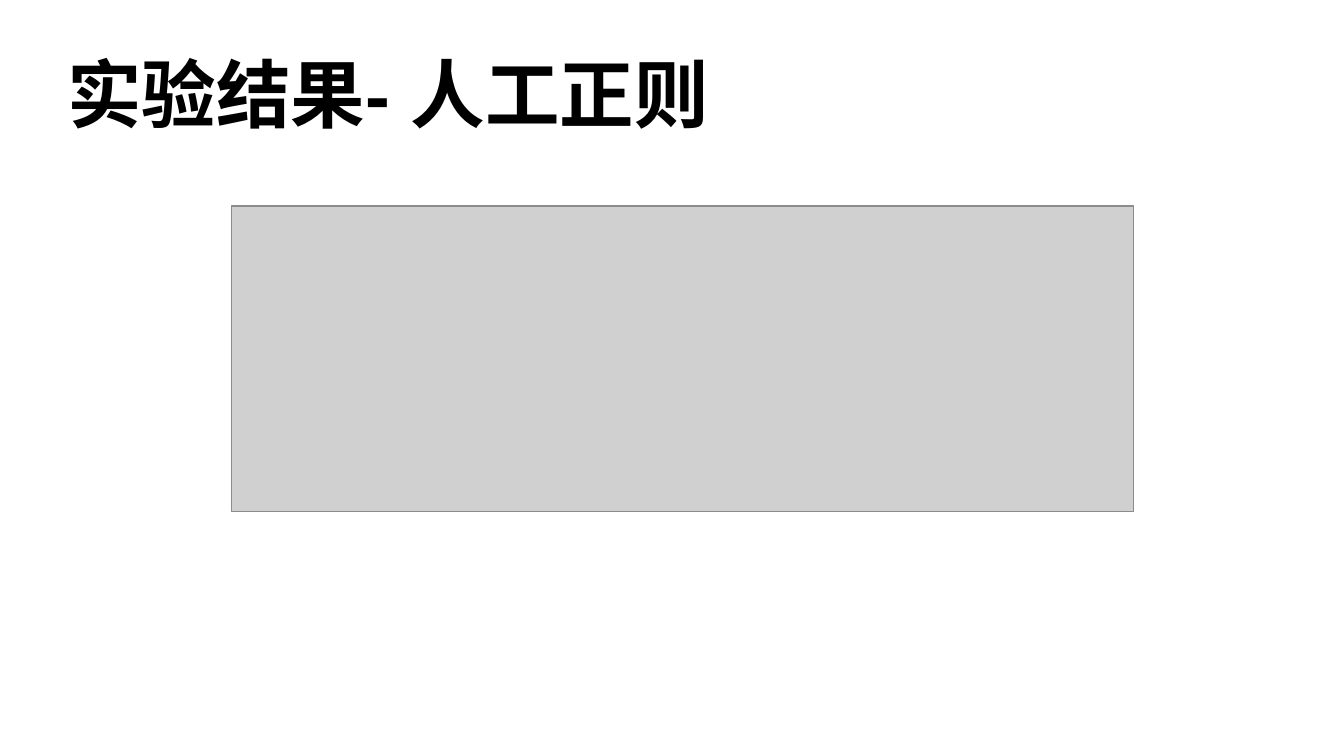
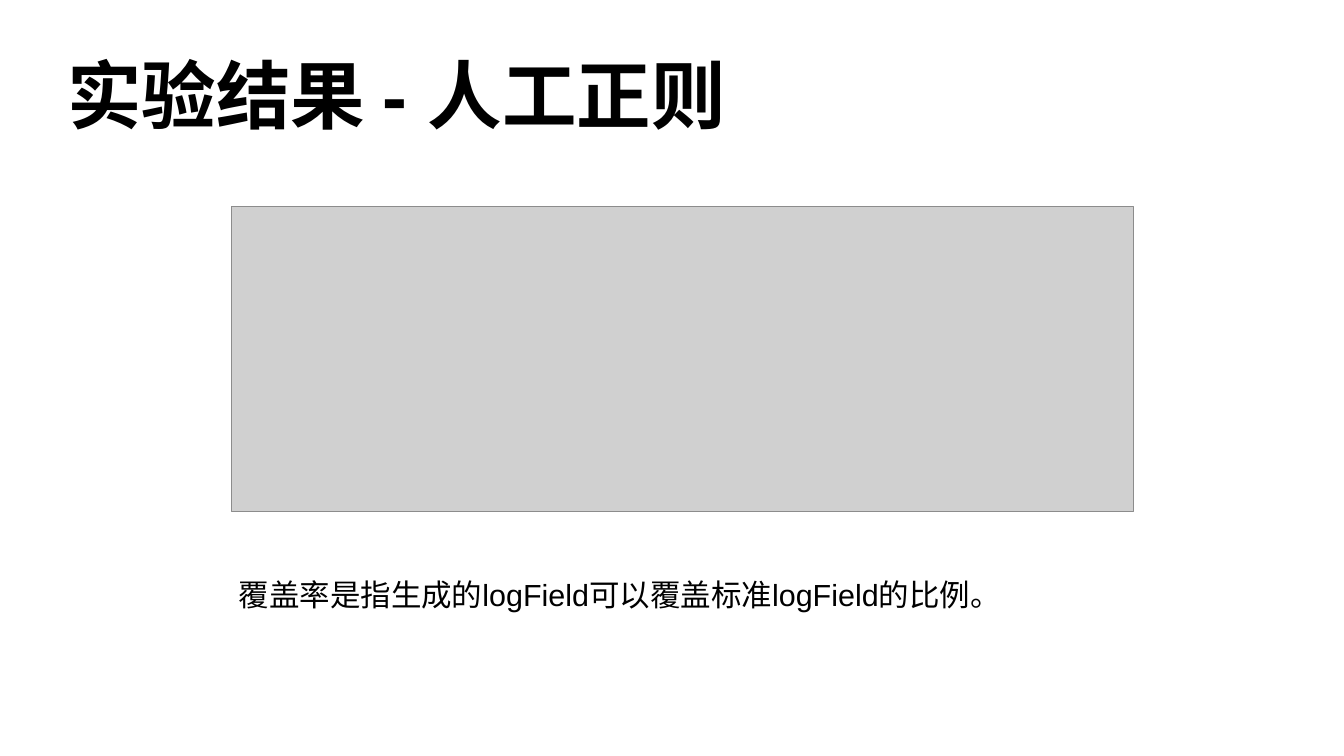
Before and after one commit to Noah4Puppy/LogParserX, a slide deck: slide 8 of refs/docs/LogParserX-initial Presentation.pptx (slide 6 before the commit). Drawn at 1344x756 pixels with LibreOffice and Linux fonts; fonts in the diff are those of the drawing; grey boxes stand for pictures. Boxes give left, top, right and bottom in pixels: in the first picture for what was removed or moved away, otherwise in the second. Text is boxed around its words. In the diff, an @@ line names an element or a change of style, - is before the commit and + after.

```diff
--- a/refs/docs/LogParserX-initial Presentation.pptx
+++ b/refs/docs/LogParserX-initial Presentation.pptx
@@ text at bbox=[67, 59, 726, 130]: spaces changed @@
-实验结果- 人工正则
+实验结果 - 人工正则
@@ text added at bbox=[239, 580, 1001, 613], 18 pt, text #000000 @@
+覆盖率是指生成的logField可以覆盖标准logField的比例。
```
Also in this commit, not shown: 6 other slides changed, 2 slides added.
